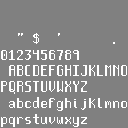
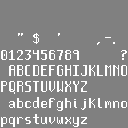
Two versions of the same layered image (128px x 128px). Layer-by-layer changes:
painted on "Background" over [97, 37, 127, 60]
